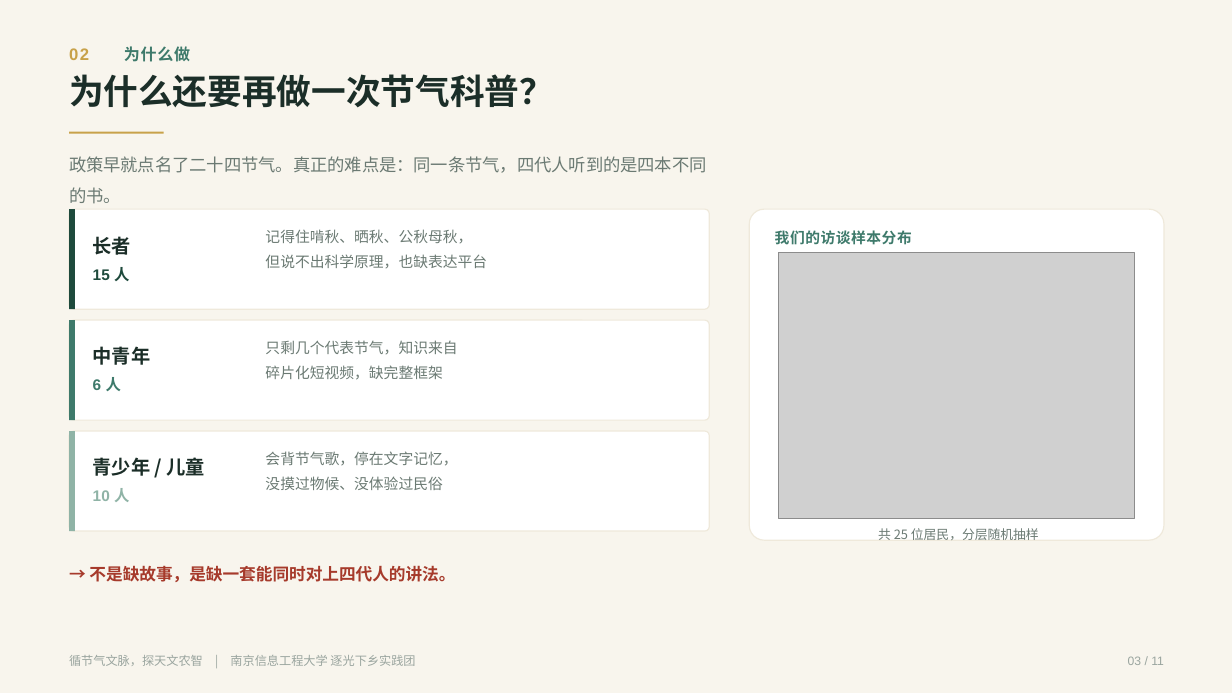
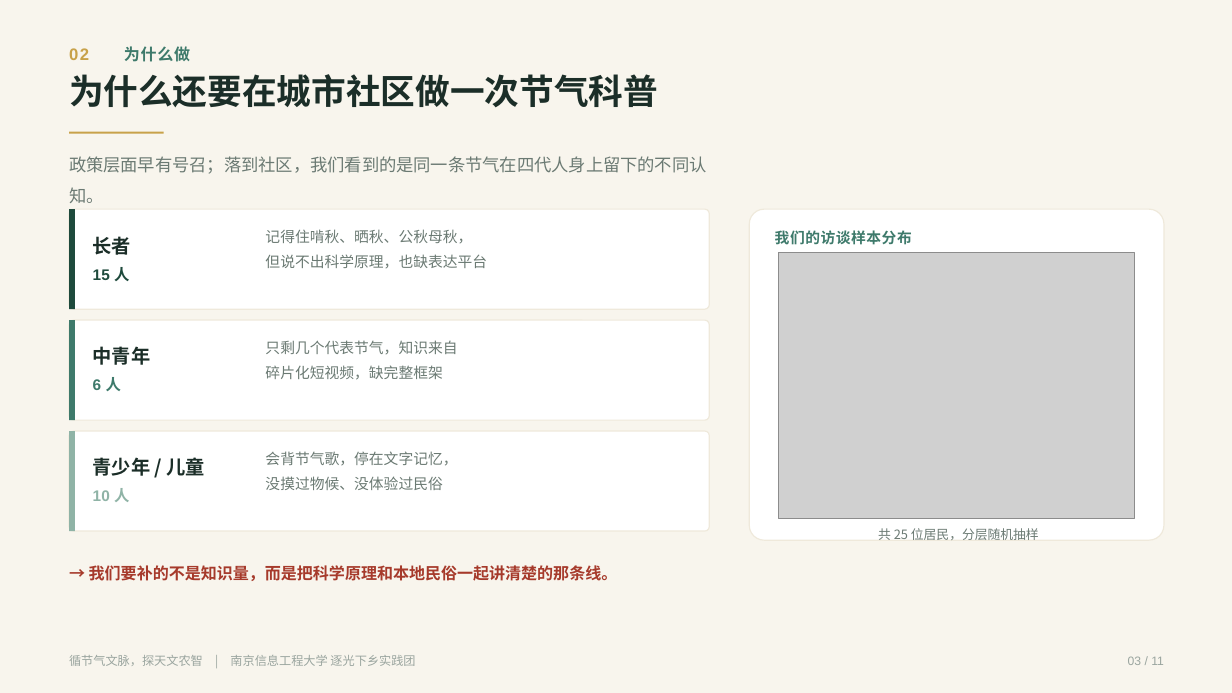
Before and after one commit to Xulu-Debug/jieqi-site, a slide deck: slide 3 of docs/答辩/答辩PPT-5分钟.pptx. Drawn at 1232x693 pixels with LibreOffice and Linux fonts; fonts in the diff are those of the drawing; grey boxes stand for pictures. Boxes give left, top, right and bottom in pixels: in the first picture for what was removed or moved away, otherwise in the second. Text is boxed around its words. In the diff, an @@ line names an element or a change of style, - is before the commit and + after.

```diff
--- a/docs/答辩/答辩PPT-5分钟.pptx
+++ b/docs/答辩/答辩PPT-5分钟.pptx
@@ text at (x1=69, y1=74, x2=658, y2=107): text changed @@
-为什么还要再做一次节气科普？
+为什么还要在城市社区做一次节气科普
@@ text at (x1=69, y1=156, x2=707, y2=203): text changed @@
-政策早就点名了二十四节气。真正的难点是：同一条节气，四代人听到的是四本不同的书。
+政策层面早有号召；落到社区，我们看到的是同一条节气在四代人身上留下的不同认知。
@@ text at (x1=89, y1=565, x2=618, y2=581): text changed; size 13 to 12.5 pt @@
-→ 不是缺故事，是缺一套能同时对上四代人的讲法。
+→ 我们要补的不是知识量，而是把科学原理和本地民俗一起讲清楚的那条线。
```
Also in this commit, not shown: 8 other slides changed, 2 slides added, 2 slides removed.
